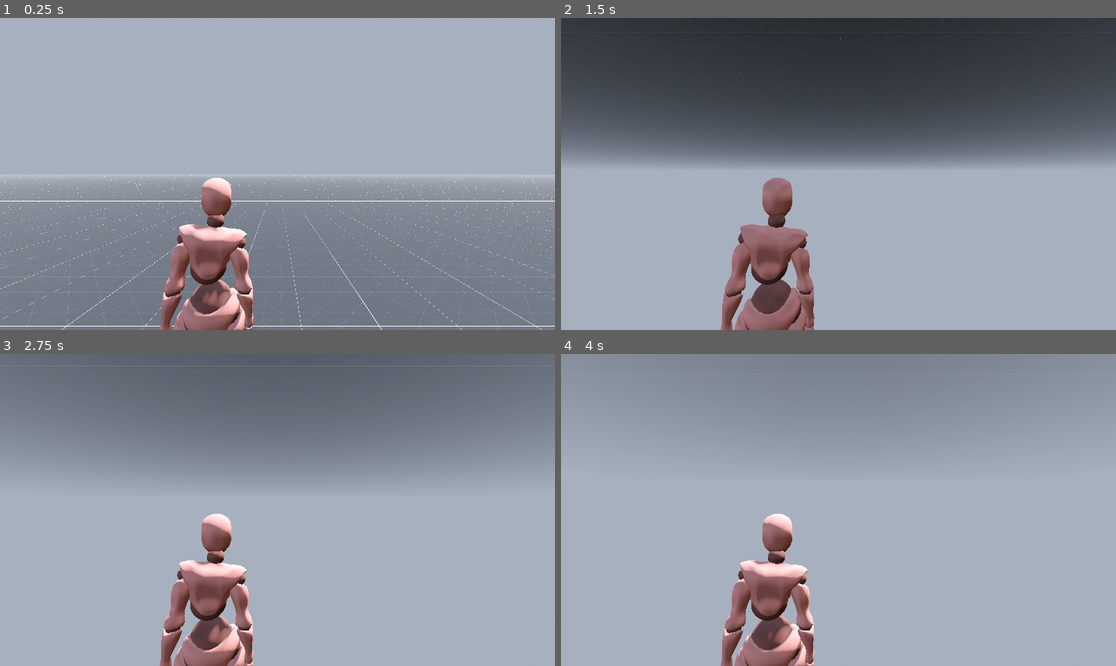
Above: before the commit, frames 1-4 (two rows, left to right).
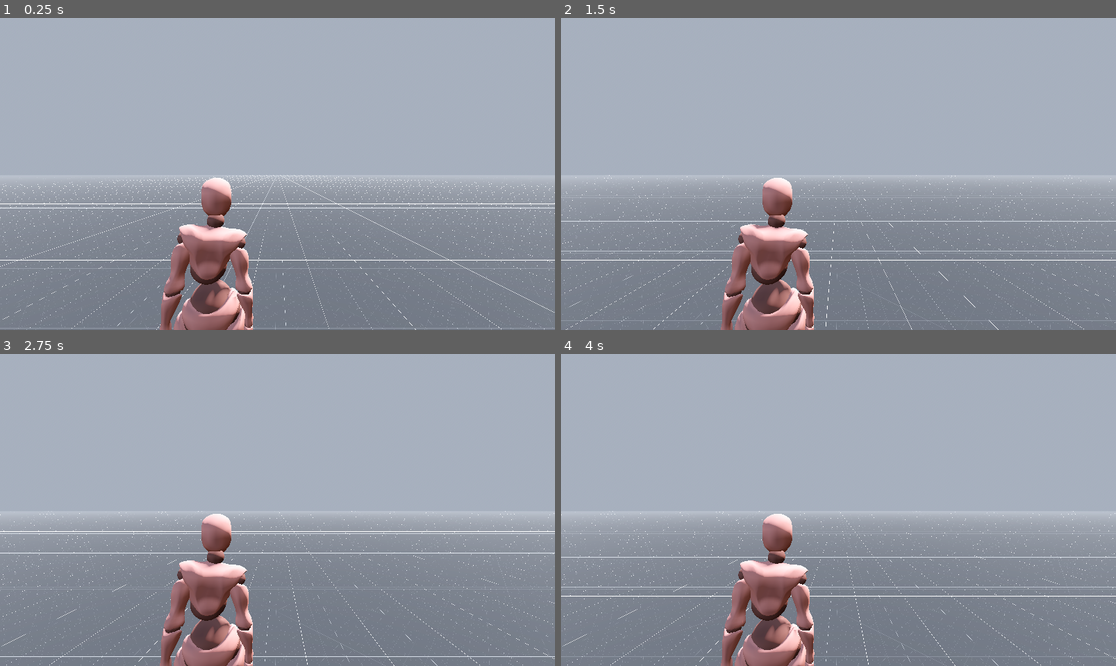
Above: after the commit, the same moments.

Repository: axvg/-third-person-controller-sample
Game: Godot game, scene res://scenes/main.tscn
Two runs of this game, one before a commit and one after it. Both use one fixed random seed, a clock stepped at 60 frames per second and the inputs below. Before the commit the project has no main scene; this scene is started directly in both runs.
Inputs:
- Up to frame 1 (0.25 s): no input
- Up to frame 2 (1.5 s): tap Enter (ui_accept) at 0.5, 0.77 s; hold Right (ui_right) 0.53-1.28 s; hold Down (ui_down) from 1.28 s (still down)
- Up to frame 3 (2.75 s): tap Enter (ui_accept) at 1.52 s; release Down (ui_down) at 2.03 s; hold Right (ui_right) from 2.03 s (still down)
- Up to frame 4 (4 s): release Right (ui_right) at 2.78 s; hold Up (ui_up) 2.78-3.53 s; tap Enter (ui_accept) at 3.02, 3.77 s; hold Left (ui_left) from 3.53 s (still down)

The runs differ from the first frame. In frame 1, 3.3% of the frame differs, in the area x 0-100%, y 50-100%; in frame 2, 86%, in the area x 0-100%, y 0-100%; in frame 3, 76%; in frame 4, 60%.

Commit message:
fix floor z

Diff:
--- a/project.godot
+++ b/project.godot
@@ -11,6 +11,7 @@
 [application]
 
 config/name="third_person_controller_sample"
+run/main_scene="uid://b5w8hgn70e6jl"
 config/features=PackedStringArray("4.6", "Forward Plus")
 config/icon="res://icon.svg"
 
--- a/scenes/main.tscn
+++ b/scenes/main.tscn
@@ -46,6 +46,7 @@
 environment = SubResource("Environment_choun")
 
 [node name="map" type="Node3D" parent="." unique_id=1347259793]
+transform = Transform3D(1, 0, 0, 0, 1, 0, 0, 0, 1, 0, -0.5, 0)
 
 [node name="floor" type="CSGBox3D" parent="map" unique_id=1537141741]
 material_override = SubResource("StandardMaterial3D_ya4ey")
